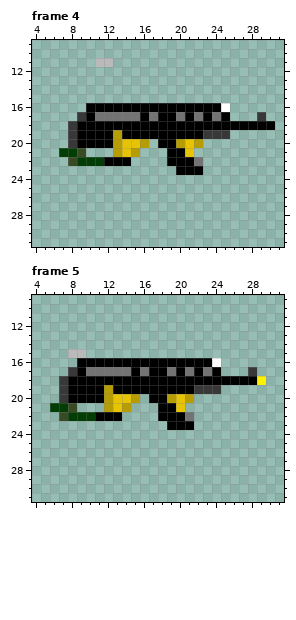
Two versions of one pixel-art file, src/m4ai.aseprite. Above is the file before it was changed.
32x32 pixels, 7 frames. Shown: frame 4: x 4..31, y 9..31; frame 5: x 4..31, y 9..31. The commit also changed other frames, which this record leaves out.
Once edited:
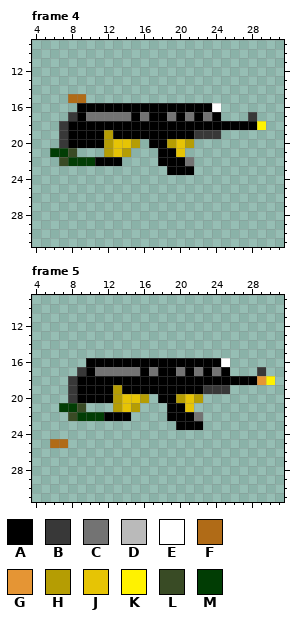
Palette (. is transparent): A #000000  B #383838  C #737373  D #bababa  E #ffffff  F #b06b17  G #e59534  H #b59d03  J #e6c405  K #fff200  L #394b25  M #013d04
Change:
Changed rows in their new state; - is an unchanged pixel.
Frame 4:
first column x 11:
11 ..
first column x 6:
15 --FF---------------------
16 ---A--------------E.-----
17 --BAC----ACA-CACACA.--B.-
18 -BA--------------------K.
19 -BA---HA--------B--.-----
20 -BA---HJ-H.A-HJH.--------
21 M-L.--HJH.--A-J.---------
22 -LM--A--.---A--C.--------
23 -------------A--.--------
Frame 5:
first column x 6:
15 --..---------------------
16 ---.--------------AE-----
17 --.BA----CAC-ACACACA--.B-
18 -.B--------------------GK
19 -.B---AH--------A--B-----
20 -.B---AH-JH.-AHJH--------
21 .-ML--.HJH--.-AJ---------
22 -.L--M--A---.--AC--------
23 -------------.--A--------
25 FF-----------------------
Pixel boxes of the changes (left, top, right, bottom) in both pictures:
erased: (95, 58, 113, 67)
changed: (50, 94, 275, 175)
changed: (50, 349, 275, 448)
